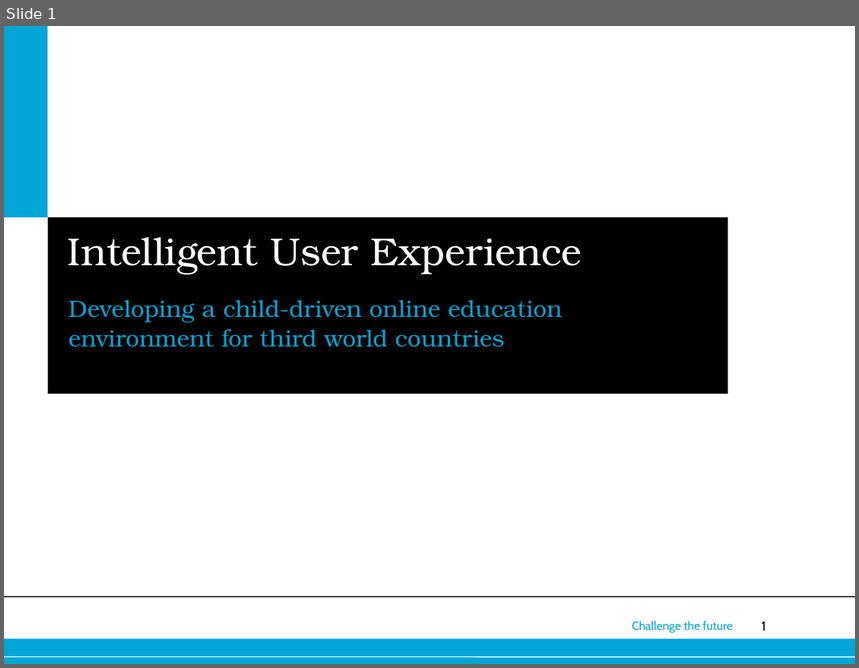
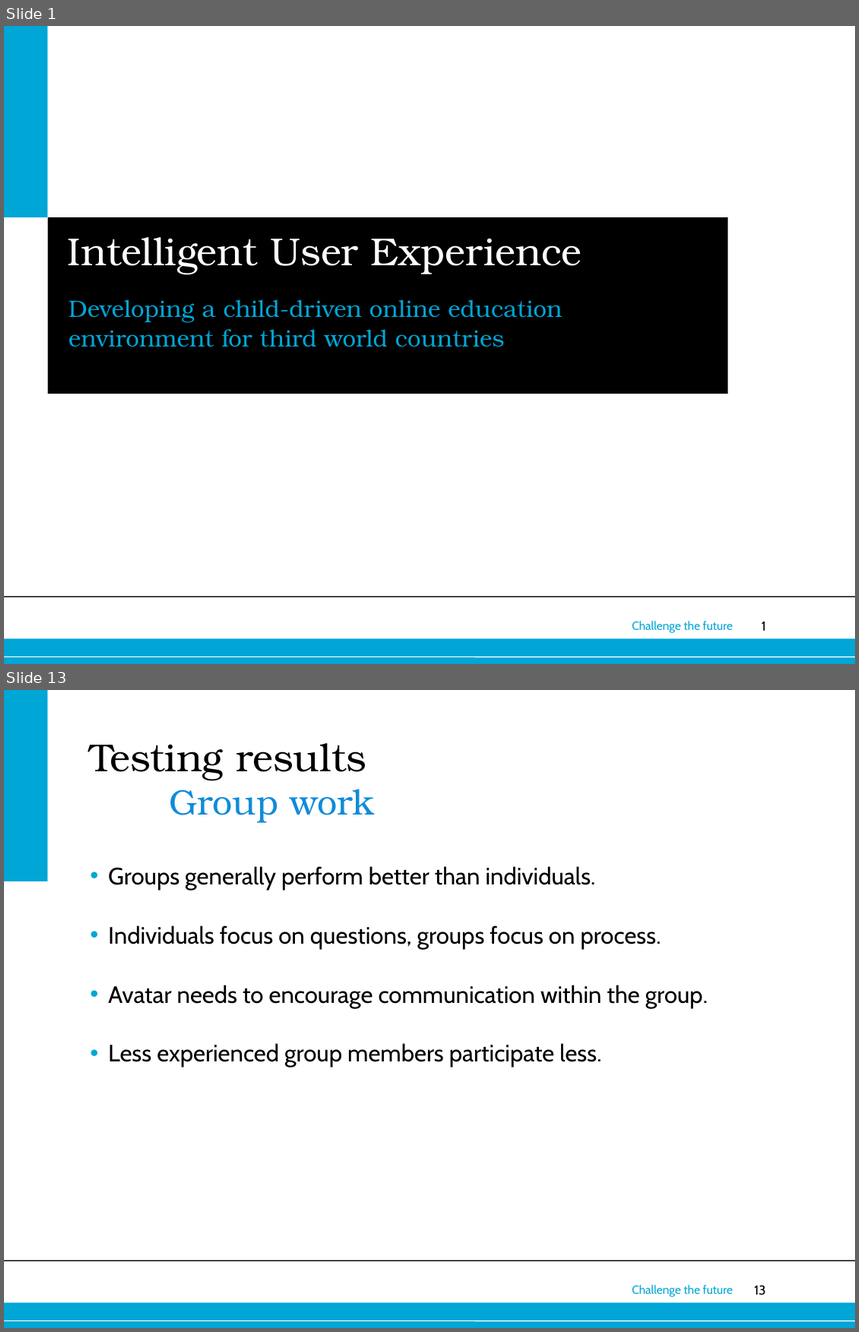
Before and after one commit to dzzh/IN4179-IUXE, a slide deck: Presentations/final presentation.ppt. Shown one above the other, each under a label of ours: slide 1 before the commit, slides 1 and 13 after it; the slides between them are not shown. The pictures are 859x668 and 859x1332 pixels, drawn with LibreOffice and Linux fonts; fonts in the diff are those of the drawing; background and template pictures are left out. Boxes give left, top, right and bottom in pixels: in the first picture for what was removed or moved away, otherwise in the second. Text is boxed around its words. In the diff, an @@ line names an element or a change of style, - is before the commit and + after.

```diff
--- a/Presentations/final presentation.ppt
+++ b/Presentations/final presentation.ppt
@@ slide 13 added at <box>4,690,855,1328</box>, background #FFFFFF; not listed: 5 template elements that a slide beside it also shows @@
@@ rectangle added at <box>4,690,47,882</box>, fill #00A6D6 @@
@@ title added at <box>89,743,374,822</box>, 33 pt, text #000000 @@
+Testing results
+Group work
@@ text added at <box>108,866,708,1068</box>, 20 pt, text #000000 @@
+• Groups generally perform better than individuals.
+• Individuals focus on questions, groups focus on process.
+• Avatar needs to encourage communication within the group.
+• Less experienced group members participate less.
```
Also in this commit, not shown: 14 other slides added, 6 slides removed, 1 other file.
